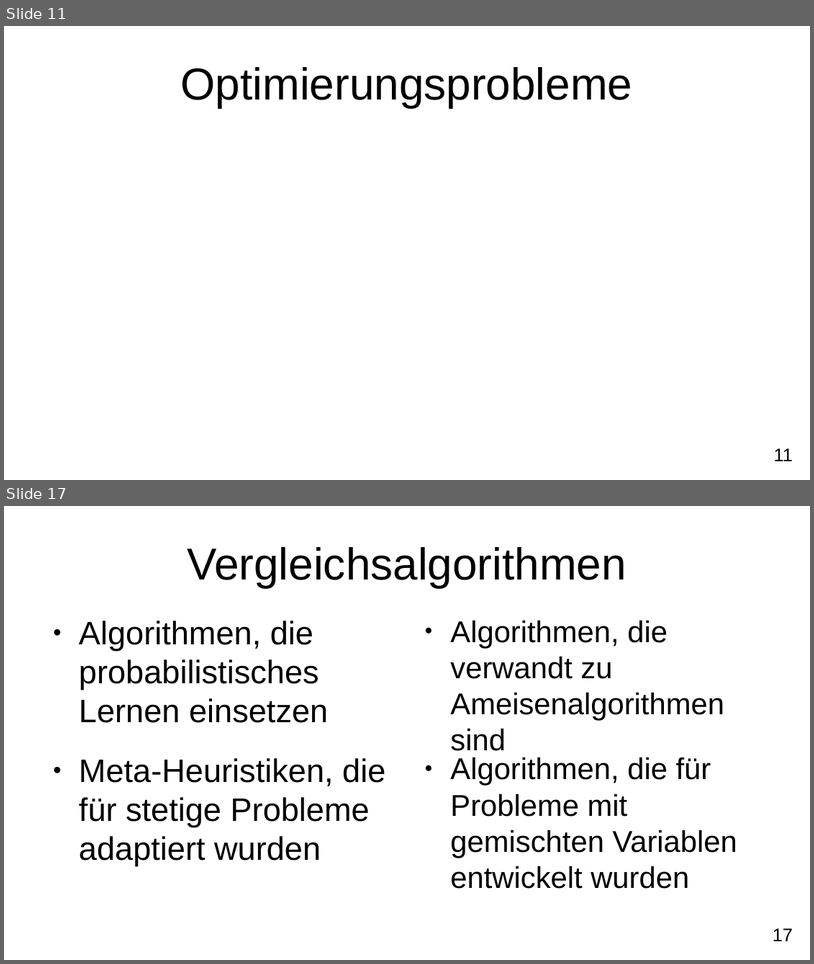
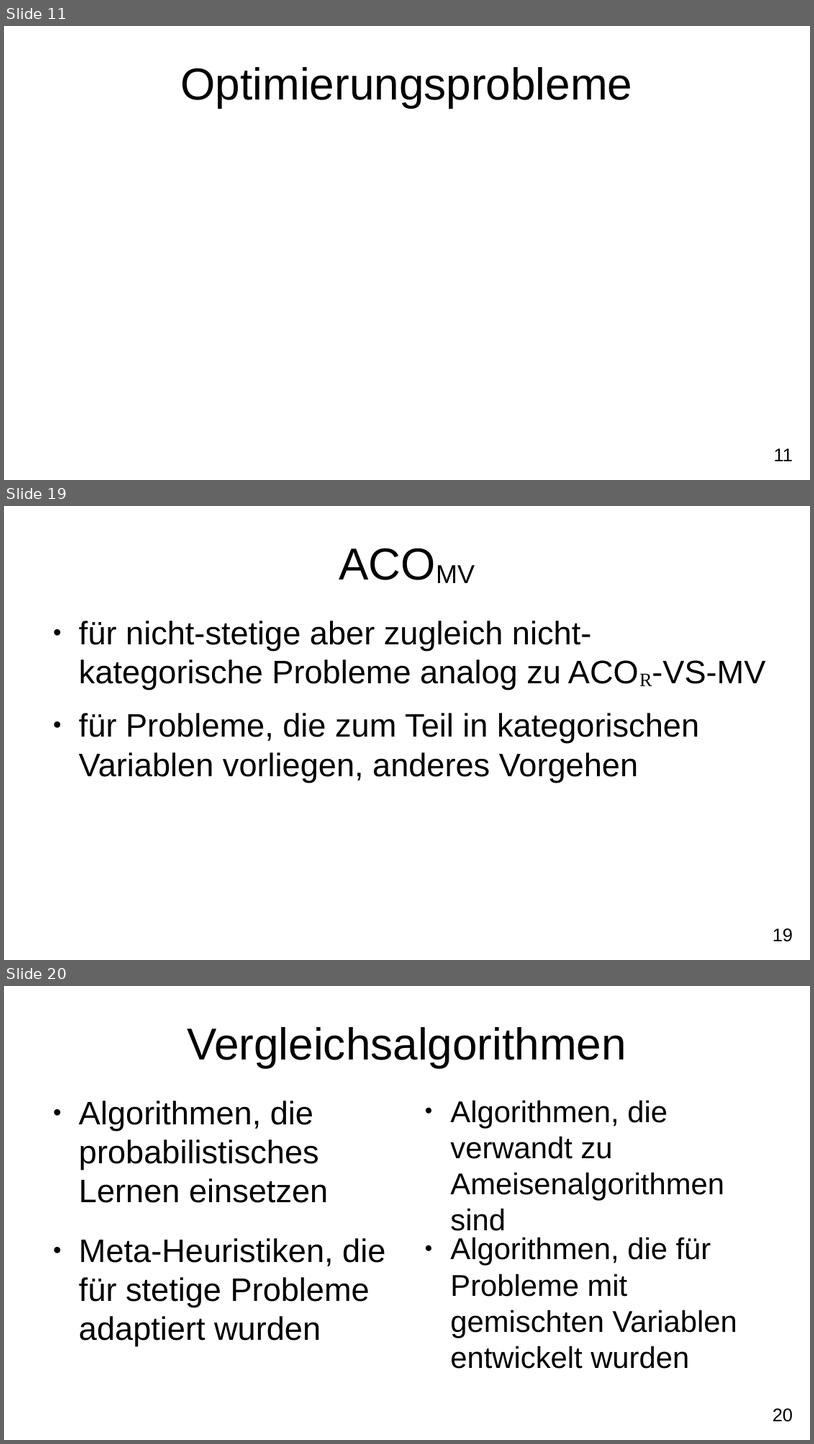
Before and after one commit to FXJackAll/Masterarbeit_Code, a slide deck: Masterarbeit_Verteidigung/Masterarbeit_Verteidigung.odp. Shown one above the other, each under a label of ours: slides 11 and 17 before the commit, slides 11, 19 and 20 after it; the slides between them are not shown. The pictures are 814x964 and 814x1444 pixels, drawn with LibreOffice and Linux fonts; fonts in the diff are those of the drawing; background and template pictures are left out. Boxes give left, top, right and bottom in pixels: in the first picture for what was removed or moved away, otherwise in the second. Text is boxed around its words. In the diff, an @@ line names an element or a change of style, - is before the commit and + after.

```diff
--- a/Masterarbeit_Verteidigung/Masterarbeit_Verteidigung.odp
+++ b/Masterarbeit_Verteidigung/Masterarbeit_Verteidigung.odp
@@ slide 19 added at [4,506,810,960], background #FFFFFF; not listed: 1 template element that a slide beside it also shows @@
@@ title added at [44,524,770,600], 44 pt, text #000000 @@
+ACOMV
@@ text added at [79,620,766,782], 32 pt, text #000000 @@
+● für nicht-stetige aber zugleich nicht-kategorische Probleme analog zu ACOR-VS-MV
+● für Probleme, die zum Teil in kategorischen Variablen vorliegen, anderes Vorgehen
@@ what was slide 17 is now slide 20 @@
@@ page number at [773,1408,793,1422]: text changed @@
-17
+20
```
Also in this commit, not shown: 10 slides changed, 12 other slides added, 4 slides removed, 8 other files.
